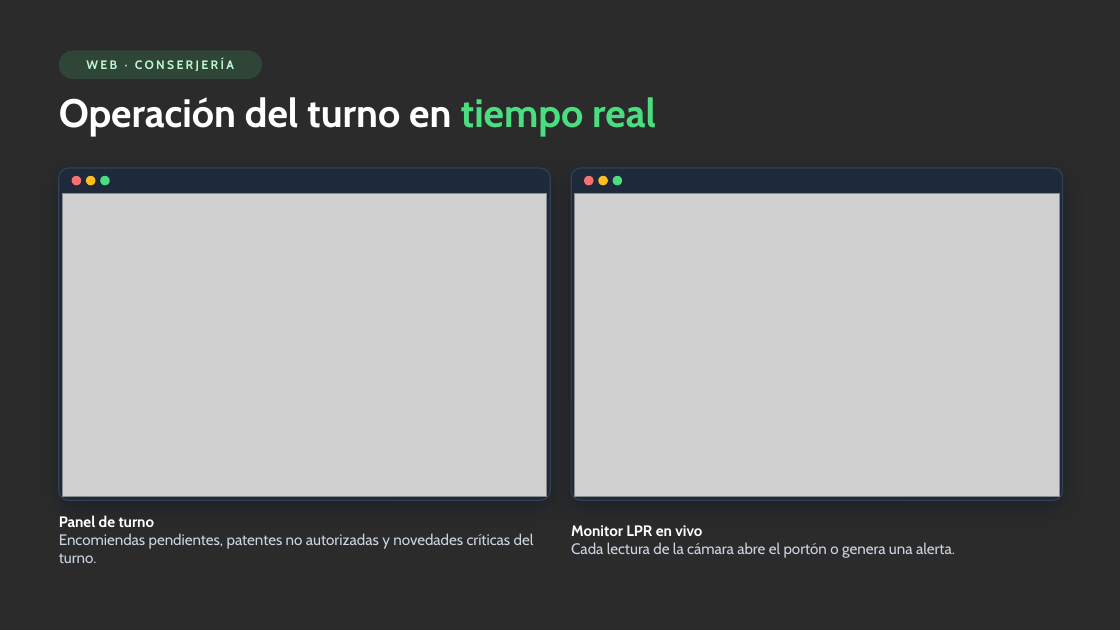
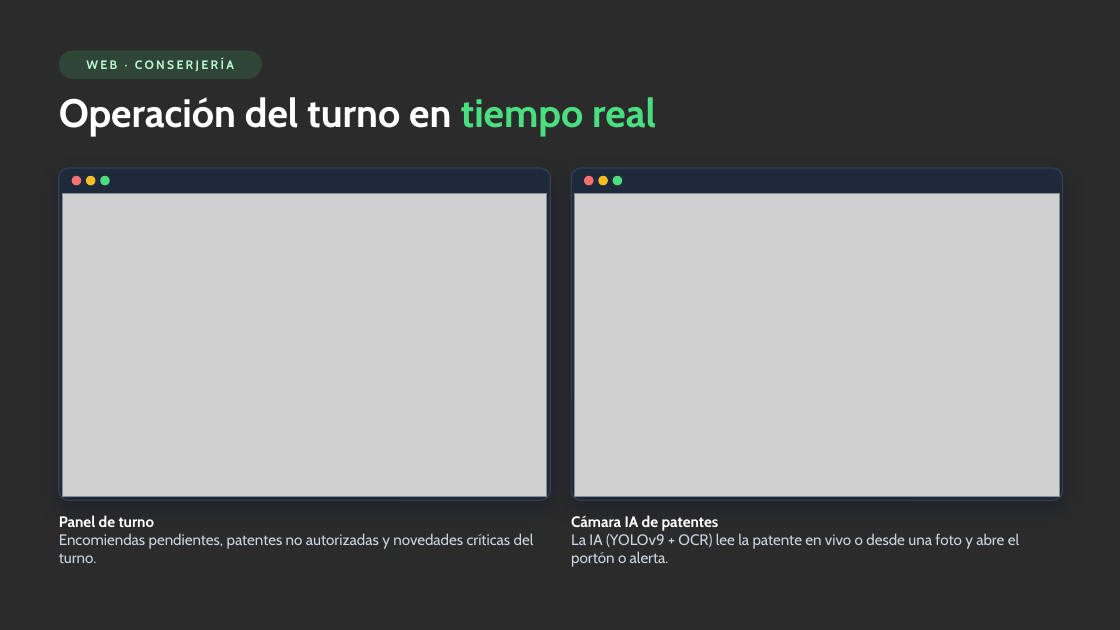
Before and after one commit to Ela04/Capstone, a slide deck: slide 7 of Fase 2/Evidencias Proyecto/Presentación Proyecto Fase 2.pptx. Drawn at 1120x630 pixels with LibreOffice and Linux fonts; fonts in the diff are those of the drawing; grey boxes stand for pictures; background and template pictures are left out; a plain dark background stands for a picture behind light text. Boxes give left, top, right and bottom in pixels: in the first picture for what was removed or moved away, otherwise in the second. Text is boxed around its words. In the diff, an @@ line names an element or a change of style, - is before the commit and + after.

Commit message:
docs: actualiza documentos con Cámara IA YOLOv9 + OCR, botón de emergencia y video del Home

```diff
--- a/Fase 2/Evidencias Proyecto/Presentación Proyecto Fase 2.pptx
+++ b/Fase 2/Evidencias Proyecto/Presentación Proyecto Fase 2.pptx
@@ text at <box>571,515,1019,567</box>: text changed @@
-Monitor LPR en vivo
-Cada lectura de la cámara abre el portón o genera una alerta.
+Cámara IA de patentes
+La IA (YOLOv9 + OCR) lee la patente en vivo o desde una foto y abre el portón o alerta.
```
Also in this commit, not shown: 5 other slides changed, 37 other files.
